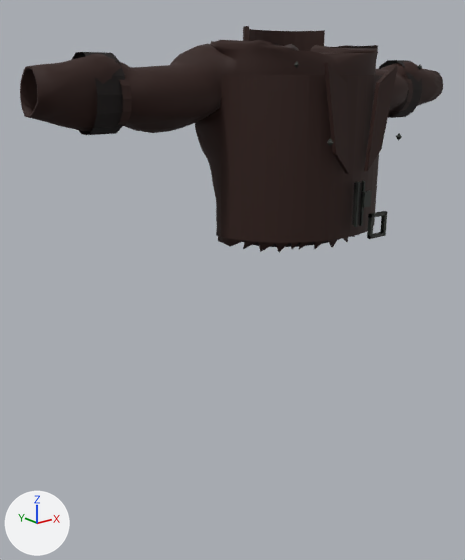
What one commit did to the glTF model public/assets/models/equipment/armor/equipment_leather_jacket_male_medium.glb.
The view is the same before and after, from a 50 mm camera at (-1.155, -1.19, 1.488) aimed at (-0.126, 0.097, 0.973). The axes (+X, +Y, +Z) are drawn at lower left. The lights are the same throughout. The older version comes first. Where no turn or scale is listed for an object, it has been applied to the vertices. Vertices at exactly the same position are counted once.

Objects in the first picture: 'equipment_leather_jacket_unified_v1_male_medium_details', 'equipment_leather_jacket_unified_v1_male_medium_shell'.
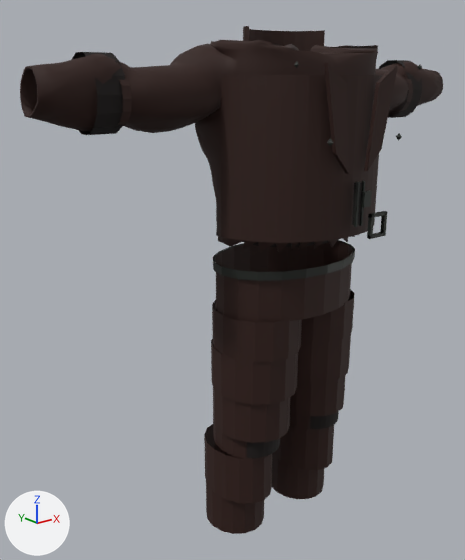
The change, as JSON lines over the scene's bpy script:
```json
{"block": "me_equipment_leather_jacket_unified_v1_male_medium_details_mesh", "where": "# used by ob_equipment_leather_jacket_unified_v1_male_medium_details; location = (0.0, 0.0, 0.0)"}
{"op": "remove", "block": "me_equipment_leather_jacket_unified_v1_male_medium_details_mesh", "code": "me_equipment_leather_jacket_unified_v1_male_medium_details_mesh.from_pydata(...)  # 688 vertices, 908 faces; spans x -0.532..0.532, y -0.236..0.154, z 1.101..1.604"}
{"op": "add", "block": "me_equipment_leather_jacket_unified_v1_male_medium_details_mesh", "code": "me_equipment_leather_jacket_unified_v1_male_medium_details_mesh.from_pydata(...)  # 1268 vertices, 1496 faces; spans x -0.532..0.532, y -0.236..0.182, z 0.242..1.604"}
{"block": "me_equipment_leather_jacket_unified_v1_male_medium_details_mesh", "change": "me_equipment_leather_jacket_unified_v1_male_medium_details_mesh part 1: 544 vertices added at x -0.217..0.217, y -0.128..0.182, z 0.242..1.042"}
{"block": "me_equipment_leather_jacket_unified_v1_male_medium_details_mesh", "change": "other edits to the shape of me_equipment_leather_jacket_unified_v1_male_medium_details_mesh do not show in these pictures"}
```

Changed parts and their boxes [x1, y1, x2, y2] in the pictures (465 x 560 px):
```json
{"object": "equipment_leather_jacket_unified_v1_male_medium_details", "change": "reshaped", "before": [71, 26, 422, 247], "after": [71, 26, 422, 534], "on screen": "129% taller"}
{"part": 1, "of": "me_equipment_leather_jacket_unified_v1_male_medium_details_mesh", "change": "added", "after": [204, 240, 355, 534]}
```
